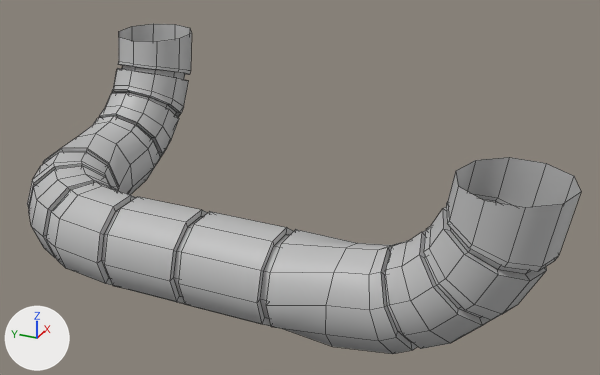
Renders of the FBX model Assets/3D/Models/Anxi_Prop_Ceilingpipe_B.fbx from each side of a commit.
Camera for both pictures: a 50 mm camera at (-20.84, -6.64, 3.93) aimed at (-13.92, -3.52, 0.47). Lighting does not change. The marker at lower left points along +X, +Y and +Z. Mesh edges are drawn as thin lines. Where no turn or scale is listed for an object, it has been applied to the vertices.

Before the edit, the objects in view are built like this:
```python
me_mesh = bpy.data.meshes.new('Mesh')
me_mesh.from_pydata(...)  # 640 vertices, 630 faces; spans x -0.44..3.06, y 0.0..5.66, z -1.73..0.0
me_mesh.materials.append(mat_lambert18)  # grey #bcbcbc
ob_pipes_ceiling_b = bpy.data.objects.new('Pipes_Ceiling_B', me_mesh)
ob_pipes_ceiling_b.location = (-15.201, -6.256, 1.485)
```
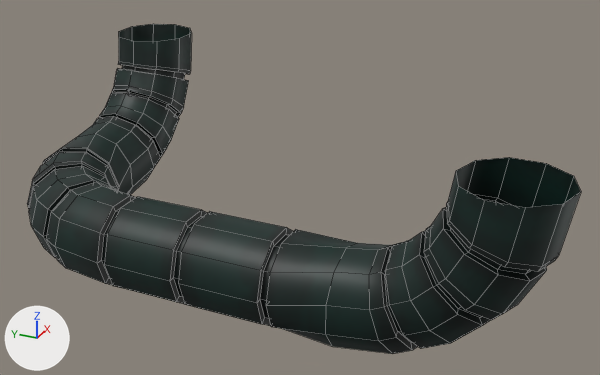
The newer file is also turned or shifted as a whole; pictures and numbers use the older file's frame.

Edits to the bpy script that builds the scene:
```text
Add img_pipes_ceilingbc_tex_png:
    img_pipes_ceilingbc_tex_png = load_image('Pipes_CeilingBC_Tex.png', '../../2D/Materials/Pipes_CeilingBC_Tex.png', 256, 256, 'sRGB')
Add mat_lambert26:
    mat_lambert26 = principled_material('lambert26')
    mat_lambert26.texture = img_pipes_ceilingbc_tex_png
Change me_mesh:
    where me_mesh.from_pydata(...)  # 640 vertices, 630 faces; spans x -0.44..3.06, y 0.0..5.66, z -1.73..0.0
    remove me_mesh.materials.append(mat_lambert18)  # grey #bcbcbc
    add me_mesh.materials.append(mat_lambert26)  # picture img_pipes_ceilingbc_tex_png
```

Boxes (x1, y1, x2, y2) around the edits, measured in the pictures (600 x 375 px):
'Pipes_Ceiling_B', recoloured (grey to black)
    both: (27, 24, 581, 354)
